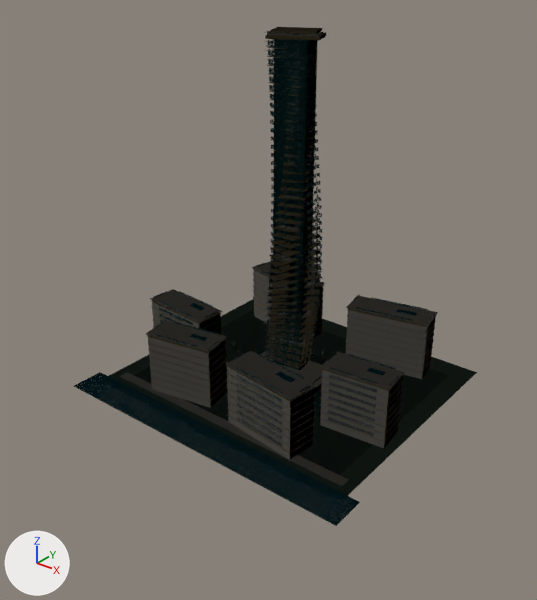
What one commit did to the glTF model assets/projects/rainbow-tel-aviv/model.glb.
Camera for both pictures: a camera (50 mm lens) standing at (161.0, -216.0, 166.0) and looking at (4.0, -20.0, 45.0). Arrows for +X, +Y and +Z are at lower left; the lights stay in place. The first picture is the older version. Vertices at exactly the same position are counted once.

Names of what the first picture shows: 'Rainbow Tel Aviv illustrative showroom massing'.
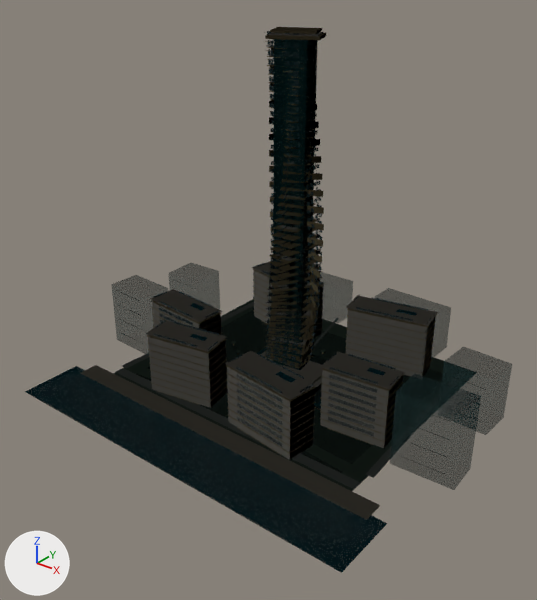
Commit message: assets: improve Rainbow showroom model context

Changed parts and their boxes [x1, y1, x2, y2] in the pictures (537 x 600 px):
'Rainbow Tel Aviv illustrative showroom massing', reshaped: before [74, 27, 477, 526]; after [25, 27, 512, 573]
part 1 of me_rainbow_illustrative_tower__boutique_ring_and_amenity_court, added: after [307, 237, 323, 247]
part 2 of me_rainbow_illustrative_tower__boutique_ring_and_amenity_court, rebuilt (7% wider, 6% taller): before [120, 372, 349, 486]; after [116, 368, 361, 489]
part 3 of me_rainbow_illustrative_tower__boutique_ring_and_amenity_court, built on: before [74, 372, 360, 526]; after [25, 34, 512, 573]

What changed in the scene script:
```text
Add mat_coastal_sand:
    mat_coastal_sand = principled_material('coastal sand')
    mat_coastal_sand.base_color = (0.72, 0.66, 0.52)  # pale yellow #ddd4bf
    mat_coastal_sand.roughness = 0.82
Add mat_future_district_silhouette:
    mat_future_district_silhouette = principled_material('future district silhouette')
    mat_future_district_silhouette.base_color = (0.08, 0.18, 0.18)  # dark cyan #507676
    mat_future_district_silhouette.roughness = 0.78
    mat_future_district_silhouette.alpha = 0.42
Add mat_promenade_paving:
    mat_promenade_paving = principled_material('promenade paving')
    mat_promenade_paving.base_color = (0.42, 0.47, 0.43)  # grey #adb6af
    mat_promenade_paving.roughness = 0.72
Add mat_champagne_facade_glow:
    mat_champagne_facade_glow = principled_material('champagne facade glow')
    mat_champagne_facade_glow.base_color = (1.0, 0.82, 0.45)  # beige #ffeab3
    mat_champagne_facade_glow.metallic = 0.28
    mat_champagne_facade_glow.roughness = 0.32
Change me_rainbow_illustrative_tower__boutique_ring_and_amenity_court:
    used by ob_rainbow_tel_aviv_illustrative_showroom_massing; location = (0.0, 0.0, 0.0)
    remove me_rainbow_illustrative_tower__boutique_ring_and_amenity_court.from_pydata(...)  # 9528 vertices, 14292 faces; spans x -65.0..65.0, y -62.0..52.0, z -0.1..138.1
    add me_rainbow_illustrative_tower__boutique_ring_and_amenity_court.from_pydata(...)  # 10248 vertices, 15372 faces; spans x -81.3..86.3, y -77.0..64.3, z -0.1..138.1
    me_rainbow_illustrative_tower__boutique_ring_and_amenity_court part 1: the loose piece of 8 vertices spanning x 10.0..11.3, y 1.4..1.6, z 59.4..60.9 is copied, and the copy is scaled about its middle by (5.99, 2.25, 1.62), then moved by (-0.1, -1.1, 3.1), in mat_champagne_facade_glow (beige #ffeab3); it spans x 6.8..14.2, y 0.1..0.7, z 62.1..64.4
    me_rainbow_illustrative_tower__boutique_ring_and_amenity_court part 2: the loose piece of 8 vertices spanning x -56.0..56.0, y -45.1..-40.9, z 0.0..0.1 is rebuilt with 8 vertices and now spans x -60.0..60.0, y -43.9..-39.7, z 0.1, in mat_promenade_paving (grey #adb6af)
    me_rainbow_illustrative_tower__boutique_ring_and_amenity_court part 3: 8 vertices moved from x -65.0..65.0, y -62.0..-48.0, z 0.0..0.1 to x -77.0..77.0, y -77.0..-51.0, z 0.0..0.1; 560 vertices added at x -81.3..86.3, y -53.8..64.3, z 0.0..137.6
    other edits to the shape of me_rainbow_illustrative_tower__boutique_ring_and_amenity_court do not show in these pictures
    add me_rainbow_illustrative_tower__boutique_ring_and_amenity_court.materials.append(mat_champagne_facade_glow)  # beige #ffeab3
    add me_rainbow_illustrative_tower__boutique_ring_and_amenity_court.materials.append(mat_coastal_sand)  # pale yellow #ddd4bf
    add me_rainbow_illustrative_tower__boutique_ring_and_amenity_court.materials.append(mat_promenade_paving)  # grey #adb6af
    add me_rainbow_illustrative_tower__boutique_ring_and_amenity_court.materials.append(mat_future_district_silhouette)  # dark cyan #507676
```
